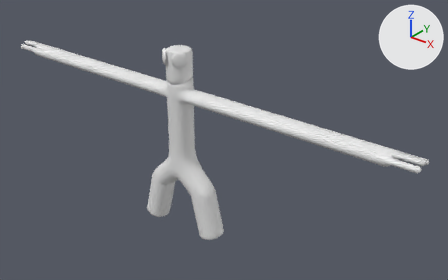
Renders of the FBX model Assets/Model3D/Monsters/Green/green.fbx from each side of a commit.
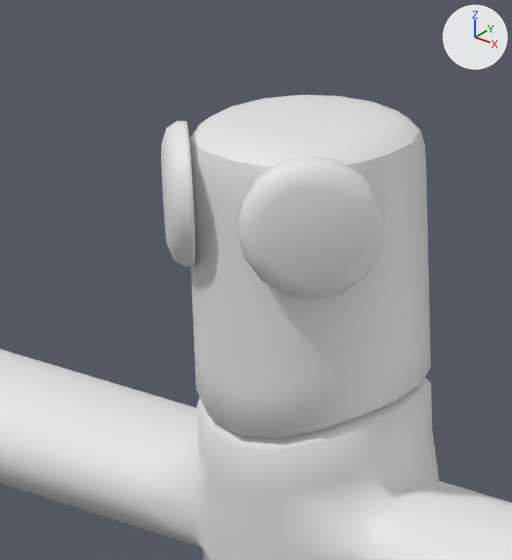
There are two pictures of each version: one whole from a camera (50 mm lens) standing at (3.064, -3.28, 2.971) and looking at (0.259, 0.226, 0.797), one close up on the part from 32% to 45% of the width and 12% to 35% of the height. Arrows for +X, +Y and +Z are at upper right; the lights stay in place. Materials are left out; every surface is plain grey. Vertices at the same position are counted once.

Objects in the first close-up: 'Green_Base'.
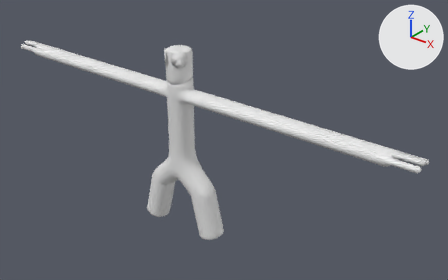
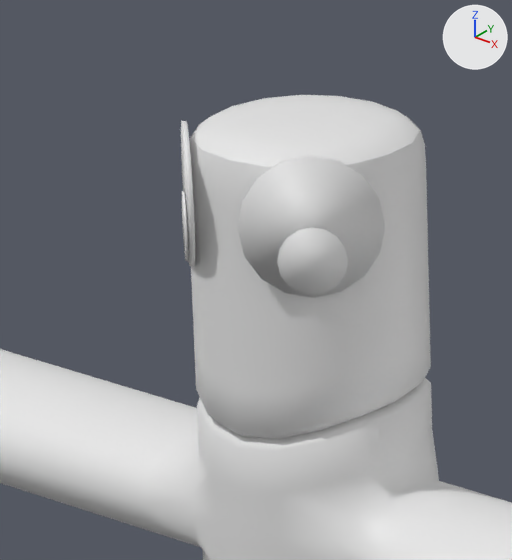
Boxes [x1, y1, x2, y2] around the edits, measured in the close-ups (512 x 560 px):
part 1 of me_object_2, deleted
    before: [161, 121, 385, 299]

The edits, one by one:
me_object_2 is used by ob_green_base; location (0.0, 0.0, 0.0).
me_object_2 had 2656 vertices, 5216 faces and spanned x -1.97..1.96, y -0.11..0.12, z 0.0..1.57.
me_object_2 now has 2560 vertices, 4996 faces and spans x -1.97..1.96, y -0.1..0.12, z 0.0..1.57.
Part 1, on me_object_2:
96 vertices are removed from x -0.13..0.12, y -0.11..-0.02, z 1.44..1.56.
220 faces are deleted.
